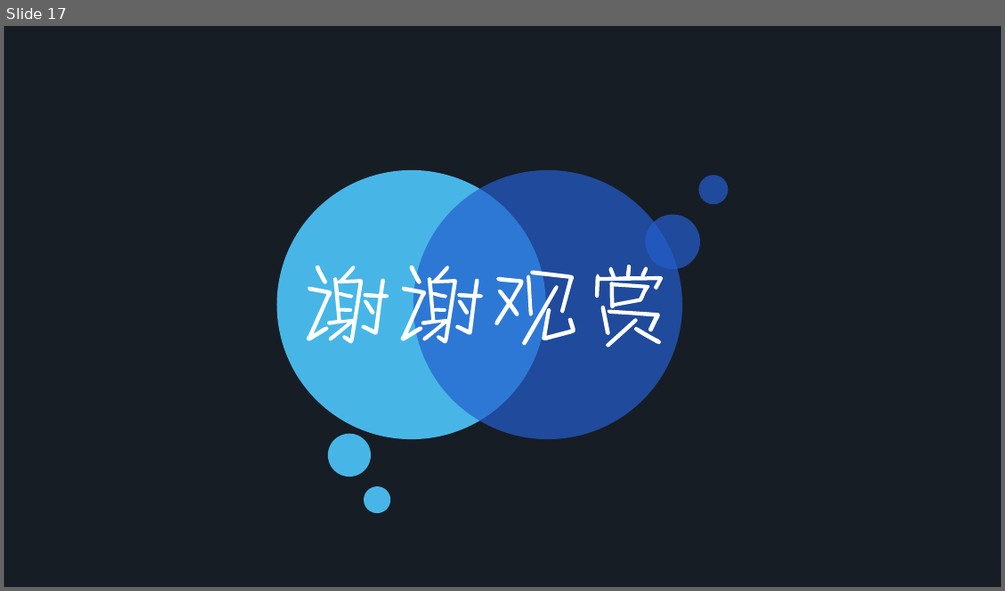
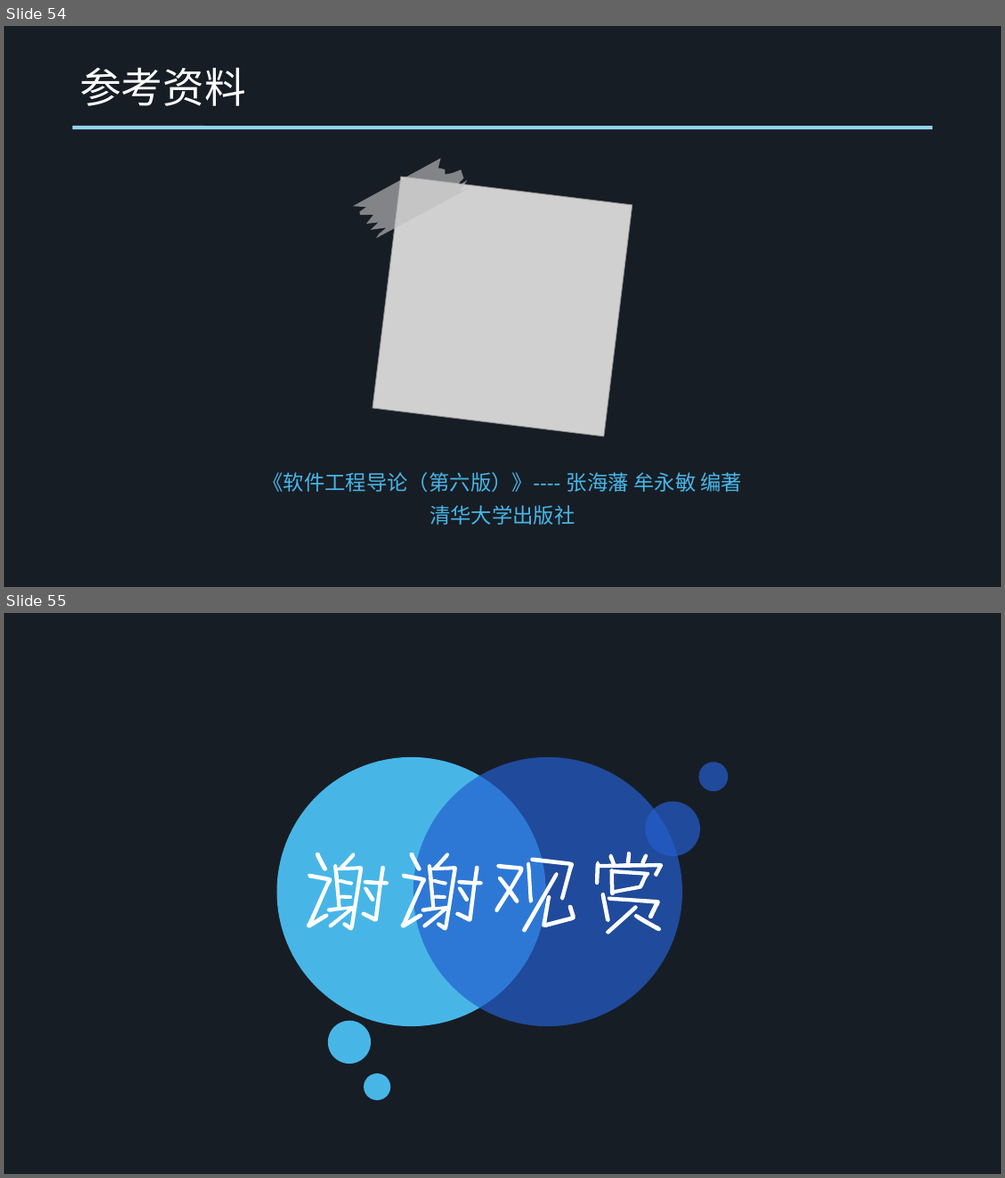
Before and after one commit to SE-2017-G4/SE-2017, a slide deck: Document/SE2017-G4 项目计划书.ppt. Shown one above the other, each under a label of ours: slide 17 before the commit, slides 54 and 55 after it. The pictures are 1005x591 and 1005x1178 pixels, drawn with LibreOffice and Linux fonts; fonts in the diff are those of the drawing; grey boxes stand for pictures. Boxes give left, top, right and bottom in pixels: in the first picture for what was removed or moved away, otherwise in the second. Text is boxed around its words. In the diff, an @@ line names an element or a change of style, - is before the commit and + after.

```diff
--- a/Document/SE2017-G4 项目计划书.ppt
+++ b/Document/SE2017-G4 项目计划书.ppt
@@ slide 54 added at bbox=[4, 26, 1001, 587], background #171D25 @@
@@ text added at bbox=[80, 67, 245, 106], 40 pt, text #FFFFFF @@
+参考资料
@@ line added from (73, 127) to (932, 127), #91D3F1 3.49 pt @@
@@ freeform shape added at bbox=[347, 153, 477, 241], fill #BFBFBF at 64% opacity @@
@@ picture added at bbox=[372, 176, 632, 436] @@
@@ text added at bbox=[262, 472, 743, 524], 20 pt, text #47B6E7 @@
+《软件工程导论（第六版）》---- 张海藩 牟永敏 编著
+清华大学出版社
@@ what was slide 17 is now slide 55 @@
```
Also in this commit, not shown: 7 slides changed, 38 other slides added, 1 slide removed, 33 other files.
